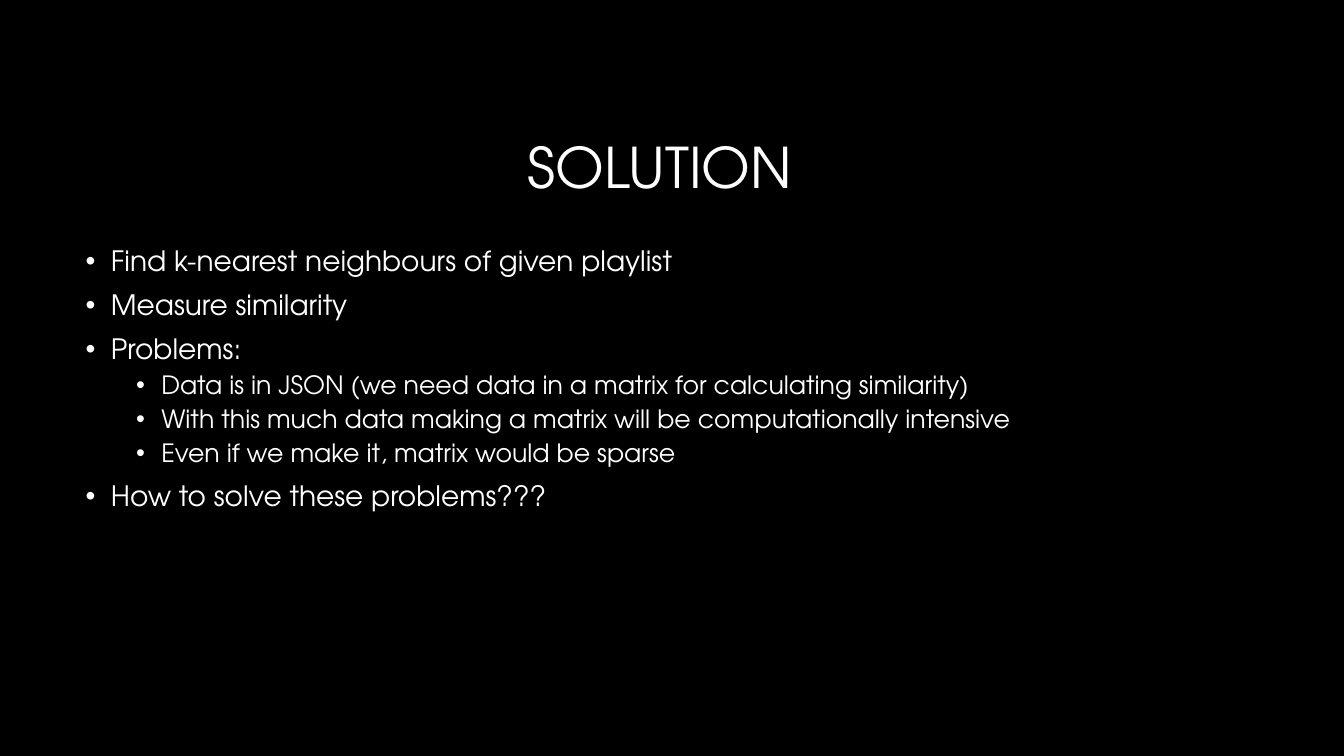
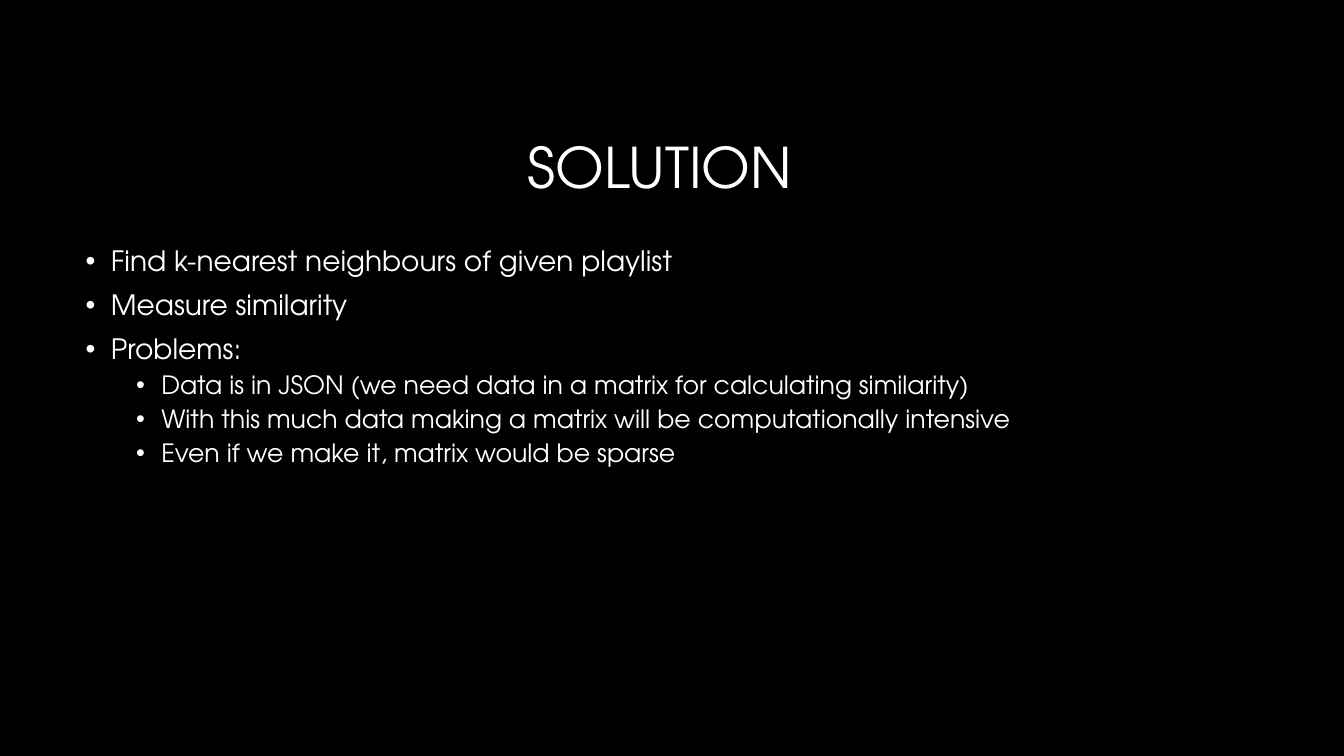
Before and after one commit to spica29/Recommender-system, a slide deck: slide 5 of Recommender system.pptx. Drawn at 1344x756 pixels with LibreOffice and Linux fonts; fonts in the diff are those of the drawing; background and template pictures are left out. Boxes give left, top, right and bottom in pixels: in the first picture for what was removed or moved away, otherwise in the second. Text is boxed around its words. In the diff, an @@ line names an element or a change of style, - is before the commit and + after.

```diff
--- a/Recommender system.pptx
+++ b/Recommender system.pptx
@@ text at (111, 485, 546, 512): paragraph removed @@
-• How to solve these problems???
```
Also in this commit, not shown: 2 other slides changed, 1 slide added, 1 slide removed, 12 other files.
